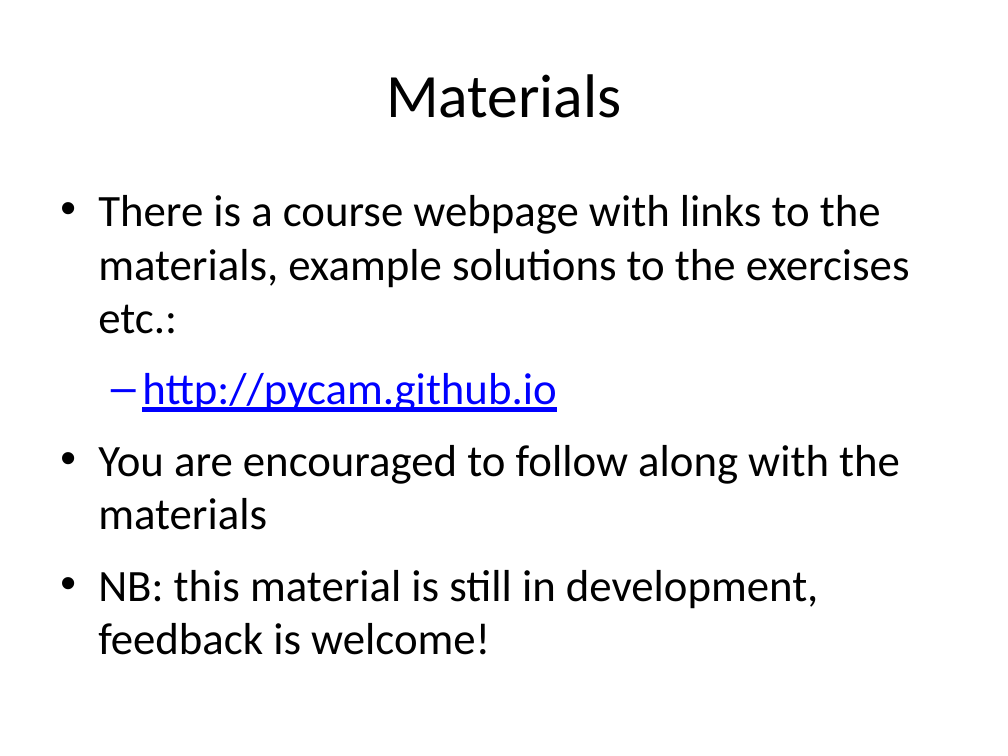
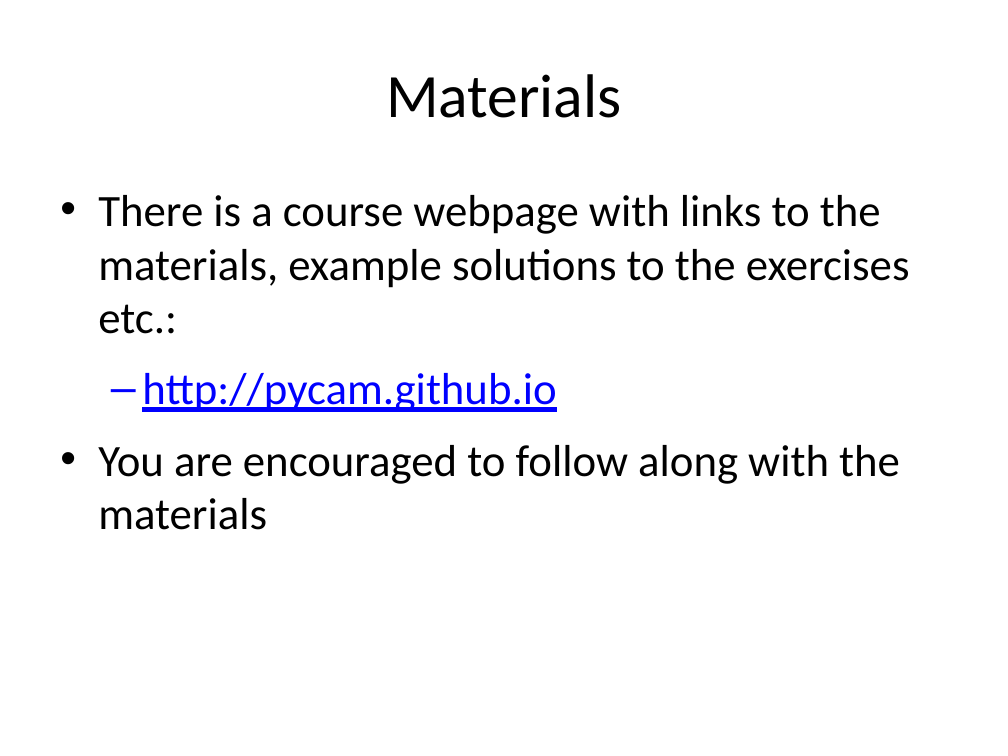
Before and after one commit to pycam/python-basic, a slide deck: slide 4 of course_intro.pptx. Drawn at 1008x756 pixels with LibreOffice and Linux fonts; fonts in the diff are those of the drawing. Boxes give left, top, right and bottom in pixels: in the first picture for what was removed or moved away, otherwise in the second. Text is boxed around its words. In the diff, an @@ line names an element or a change of style, - is before the commit and + after.

```diff
--- a/course_intro.pptx
+++ b/course_intro.pptx
@@ text at [98,570,818,655]: paragraph removed @@
-• NB: this material is still in development, feedback is welcome!
```
Also in this commit, not shown: 1 other slide changed, 5 slides added, 1 other file.
